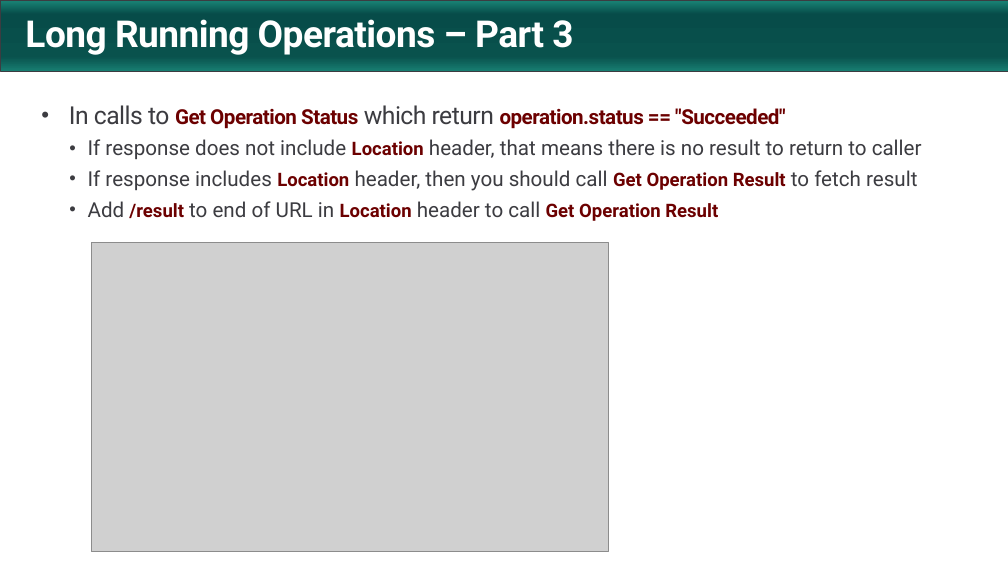
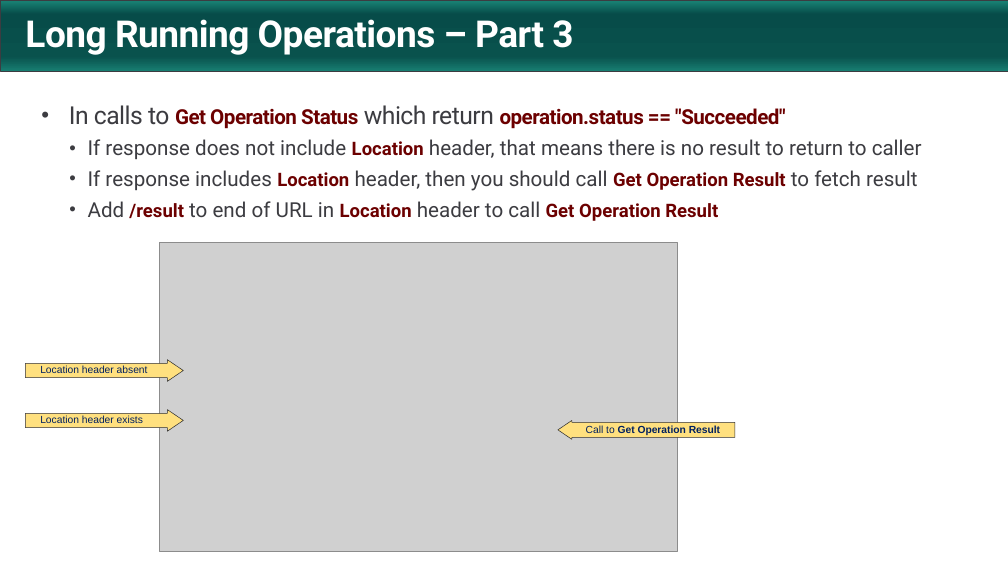
Before and after one commit to PowerBiDevCamp/FabricUserApiDemo, a slide deck: slide 29 of Getting Started.pptx. Drawn at 1008x567 pixels with LibreOffice and Linux fonts; fonts in the diff are those of the drawing; grey boxes stand for pictures; background and template pictures are left out. Boxes give left, top, right and bottom in pixels: in the first picture for what was removed or moved away, otherwise in the second. Text is boxed around its words. In the diff, an @@ line names an element or a change of style, - is before the commit and + after.

```diff
--- a/Getting Started.pptx
+++ b/Getting Started.pptx
@@ picture: place and size @@
-picture at <box>91,242,609,551</box>
+picture at <box>159,242,677,551</box>
@@ right arrow added at <box>25,359,183,381</box>, fill #FFE07F, outline #2D2D31 0.5 pt, 10 pt, text #002060 @@
+Location header absent
@@ right arrow added at <box>25,410,183,431</box>, fill #FFE07F, outline #2D2D31 0.5 pt, 10 pt, text #002060 @@
+Location header exists
@@ right arrow added at <box>558,420,735,439</box>, fill #FFE07F, outline #2D2D31 0.5 pt, 10 pt, text #002060, bold @@
+Call to Get Operation Result
```
Also in this commit, not shown: 12 other slides changed, 1 slide added.
